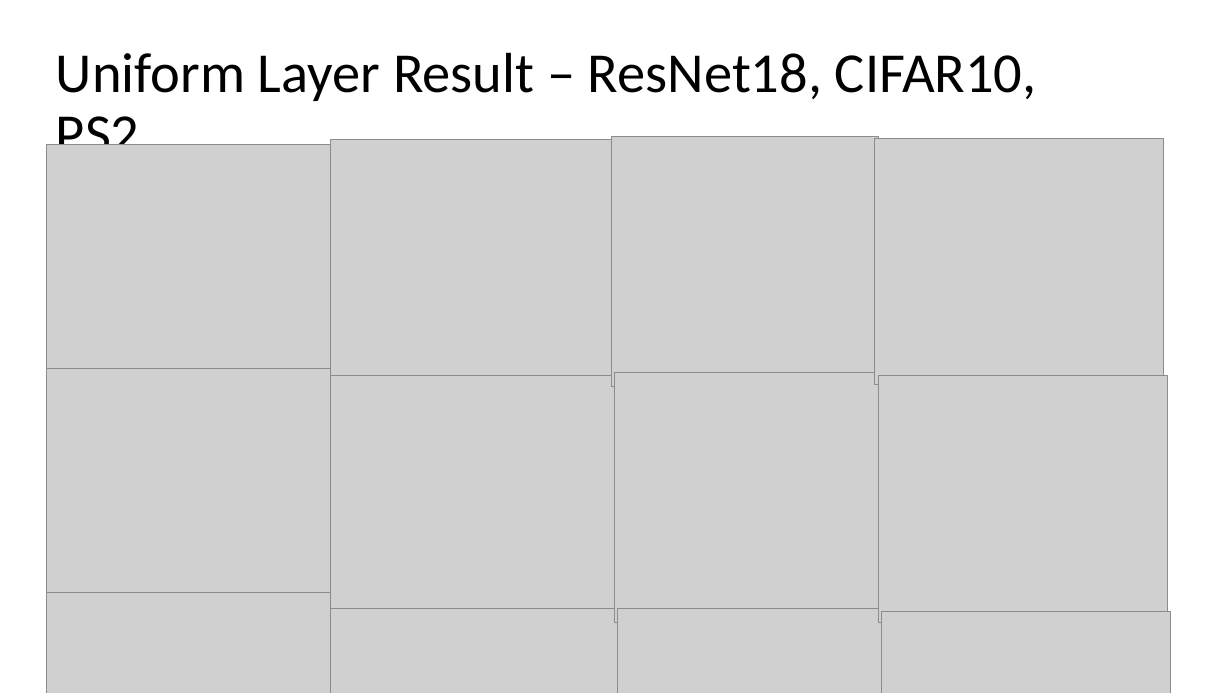
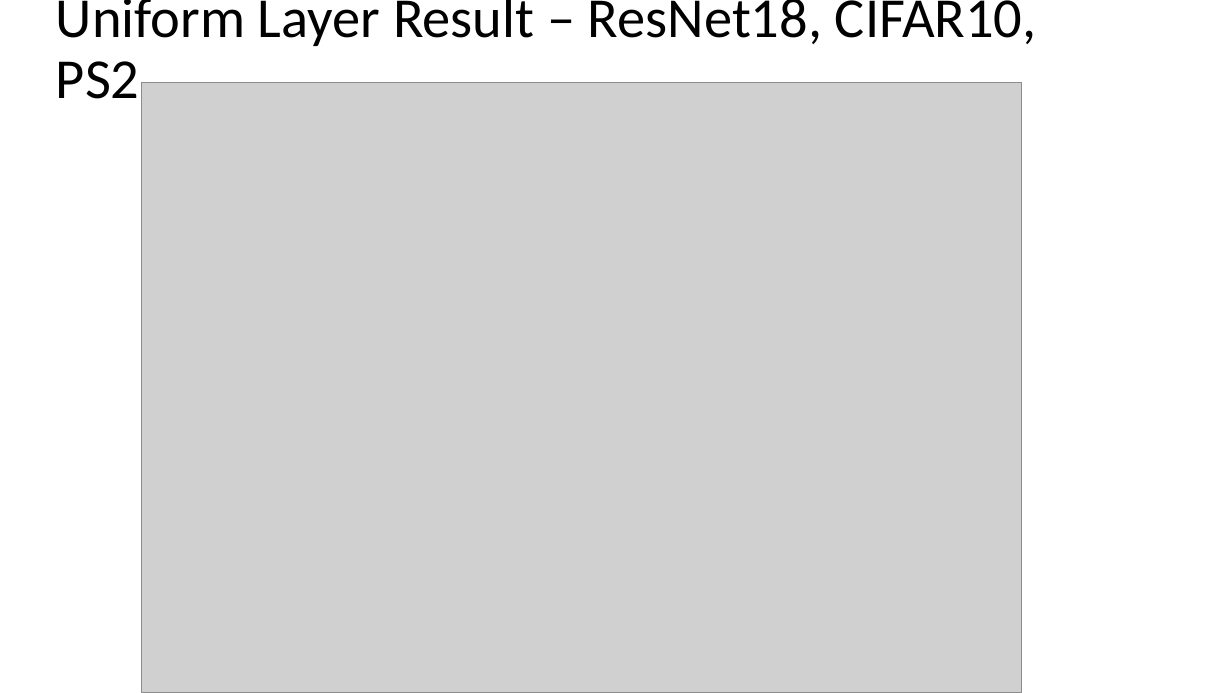
Before and after one commit to Mano-Man/Proj2, a slide deck: slide 6 of doc/Presentations/Results_Masks.pptx (slide 4 before the commit). Drawn at 1232x693 pixels with LibreOffice and Linux fonts; fonts in the diff are those of the drawing; grey boxes stand for pictures; background and template pictures are left out. Boxes give left, top, right and bottom in pixels: in the first picture for what was removed or moved away, otherwise in the second. Text is boxed around its words. In the diff, an @@ line names an element or a change of style, - is before the commit and + after.

Commit message:
more results, small fix in PQ

```diff
--- a/doc/Presentations/Results_Masks.pptx
+++ b/doc/Presentations/Results_Masks.pptx
@@ title "Uniform Layer Result – ResNet18, ..." rewrapped from box(56, 52, 1037, 145) to box(56, 0, 1037, 99) @@
@@ picture added at box(142, 83, 1022, 693) @@
@@ group removed at box(46, 136, 1171, 693): 12 pictures @@
```
Also in this commit, not shown: 3 other slides changed, 6 slides added, 8 other files.
